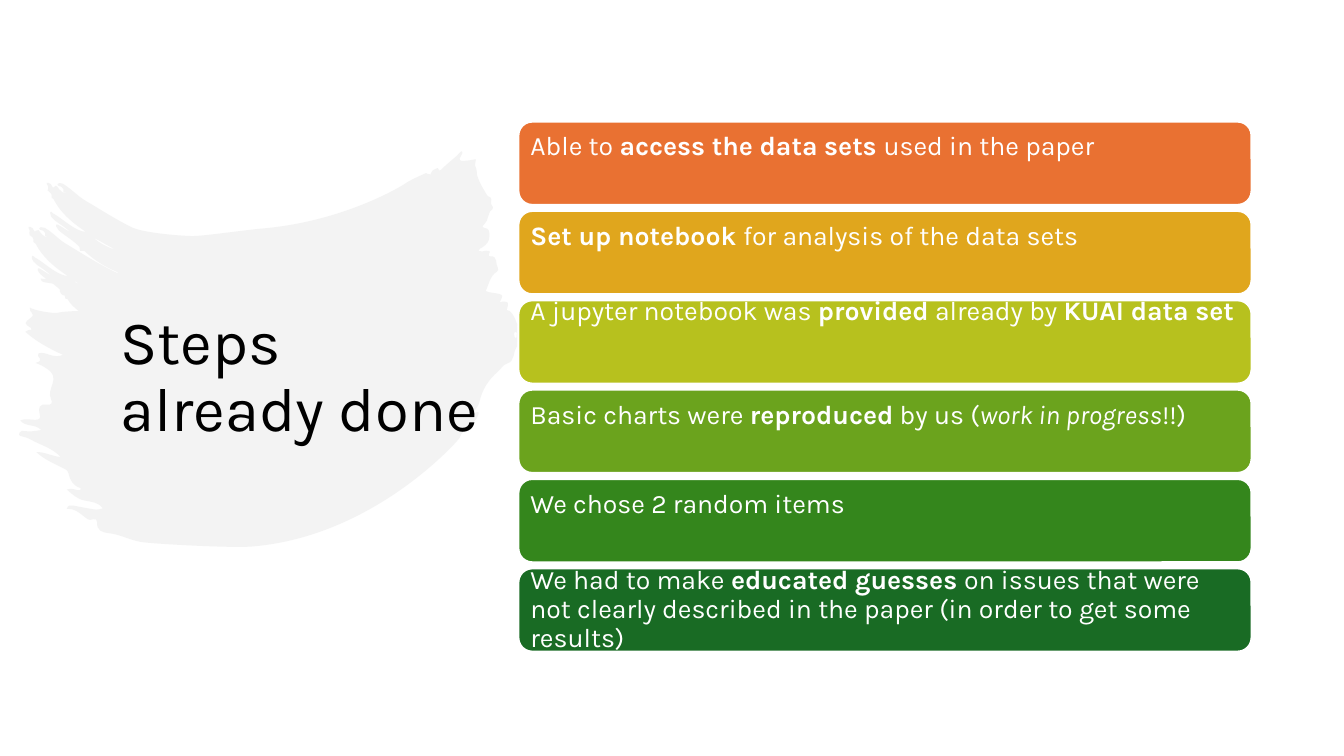
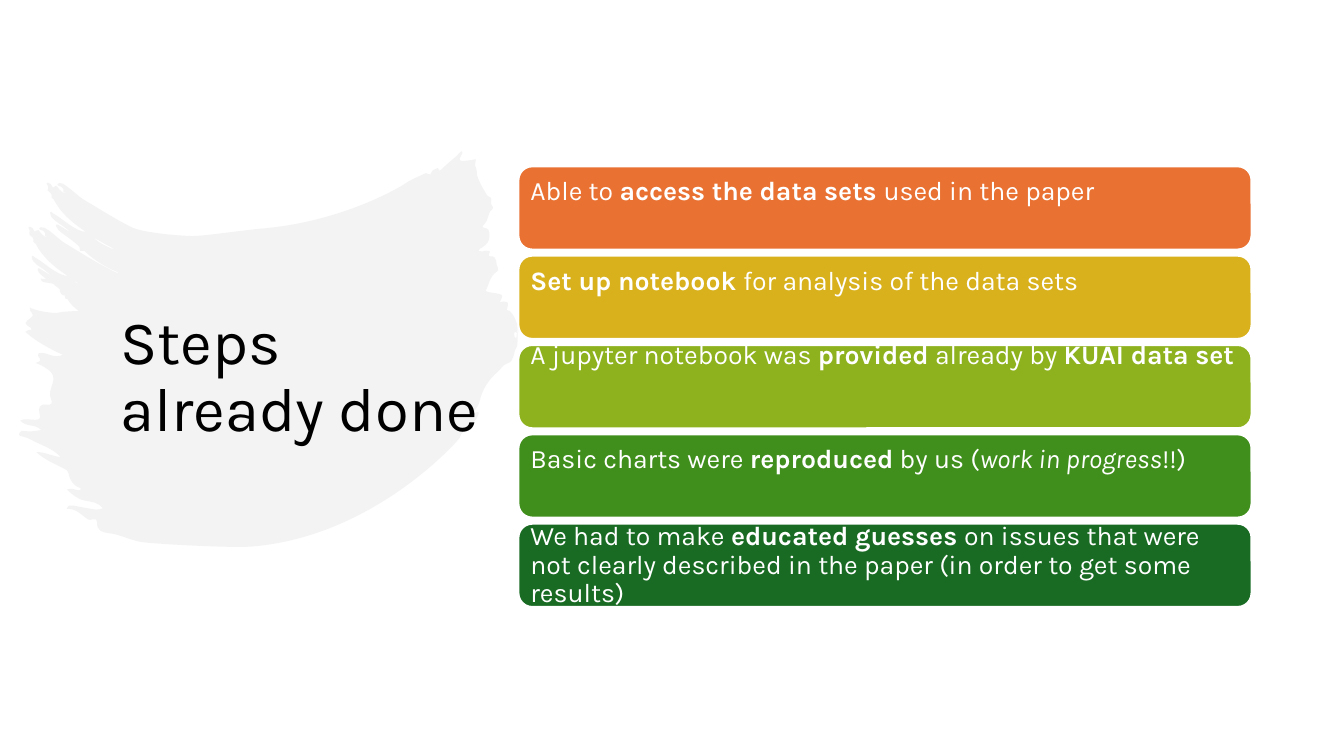
Before and after one commit to cfuss/edds_ex2, a slide deck: slide 2 of EDDS Exercise 2 - presentation.pptx. Drawn at 1344x756 pixels with LibreOffice and Linux fonts; fonts in the diff are those of the drawing. Boxes give left, top, right and bottom in pixels: in the first picture for what was removed or moved away, otherwise in the second. Text is boxed around its words. In the diff, an @@ line names an element or a change of style, - is before the commit and + after.

```diff
--- a/EDDS Exercise 2 - presentation.pptx
+++ b/EDDS Exercise 2 - presentation.pptx
@@ rounded rectangle removed at (x1=518, y1=211, x2=1251, y2=294) @@
@@ 2 rounded rectangles, 1 text moved together from (x1=518, y1=300, x2=1251, y2=654) to (x1=518, y1=256, x2=1251, y2=609) @@
@@ rounded rectangle at (x1=518, y1=256, x2=1251, y2=340): fill #B7C11E to #D8B11D @@
@@ rounded rectangle added at (x1=518, y1=345, x2=1251, y2=429), fill #8EB21E, outline #FFFFFF 1.5 pt @@
@@ 4 texts, 2 rounded rectangles moved together from (x1=518, y1=122, x2=1251, y2=474) to (x1=518, y1=166, x2=1251, y2=518) @@
@@ rounded rectangle at (x1=518, y1=435, x2=1251, y2=518): fill #6BA31D to #408E1C @@
@@ rounded rectangle removed at (x1=518, y1=479, x2=1251, y2=563) @@
@@ text removed at (x1=530, y1=494, x2=844, y2=514) @@
-We chose 2 random items
```
Also in this commit, not shown: 2 other slides changed.
